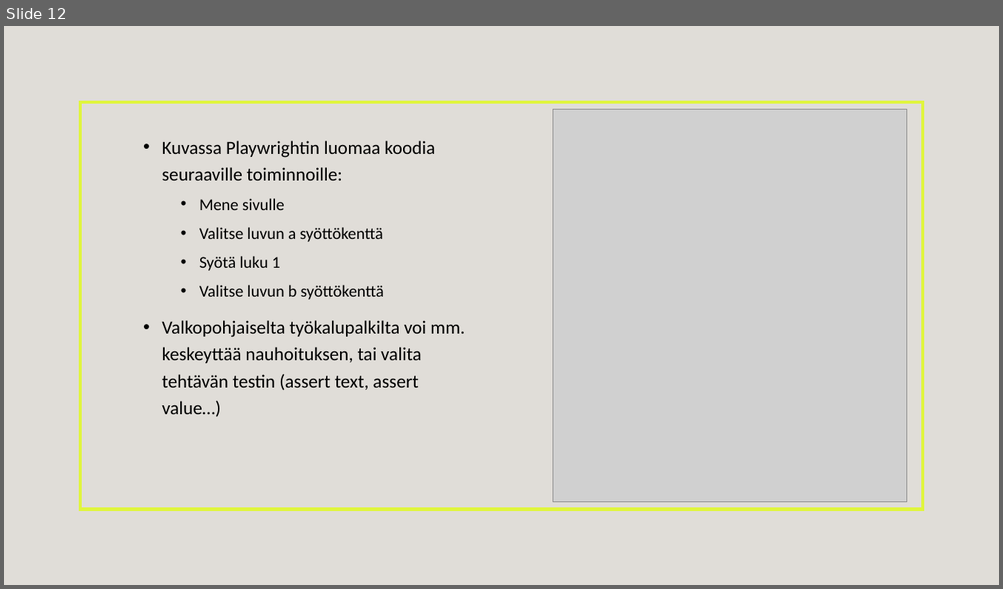
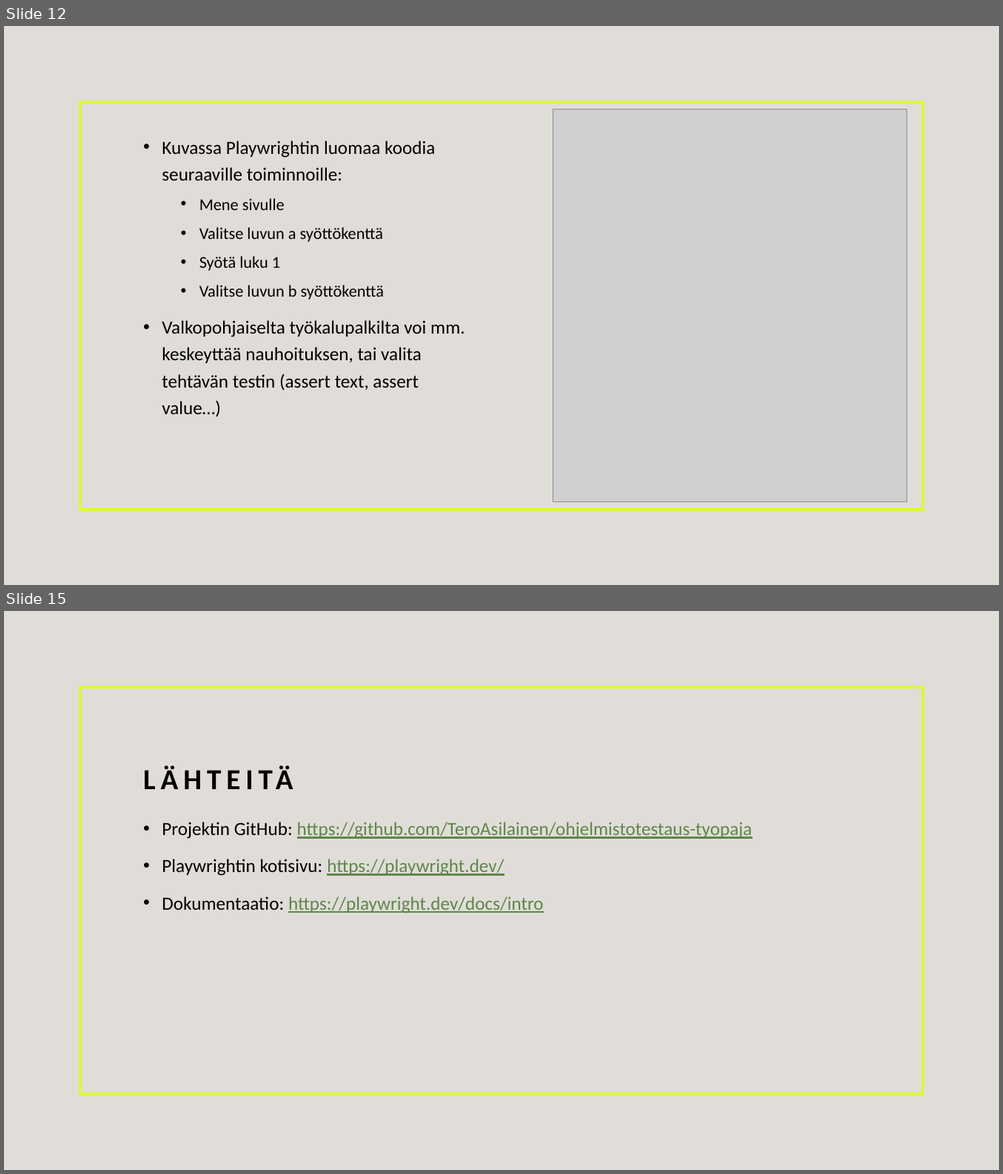
Before and after one commit to TeroAsilainen/ohjelmistotestaus-tyopaja, a slide deck: Playwright.pptx. Shown one above the other, each under a label of ours: slide 12 before the commit, slides 12 and 15 after it; the slides between them are not shown. The pictures are 1003x589 and 1003x1174 pixels, drawn with LibreOffice and Linux fonts; fonts in the diff are those of the drawing; grey boxes stand for pictures. Boxes give left, top, right and bottom in pixels: in the first picture for what was removed or moved away, otherwise in the second. Text is boxed around its words. In the diff, an @@ line names an element or a change of style, - is before the commit and + after.

```diff
--- a/Playwright.pptx
+++ b/Playwright.pptx
@@ slide 15 added at bbox=[4, 611, 999, 1170], background #E0DDD8; not listed: 1 template element that a slide beside it also shows @@
@@ title added at bbox=[136, 715, 884, 799], 28 pt, text #000000, bold @@
+LÄHTEITÄ
@@ text added at bbox=[162, 822, 752, 914], 18 pt, text #5F864B, underline @@
+• Projektin GitHub: https://github.com/TeroAsilainen/ohjelmistotestaus-tyopaja
+• Playwrightin kotisivu: https://playwright.dev/
+• Dokumentaatio: https://playwright.dev/docs/intro
```
Also in this commit, not shown: 2 slides changed, 2 other slides added, 4 other files.
